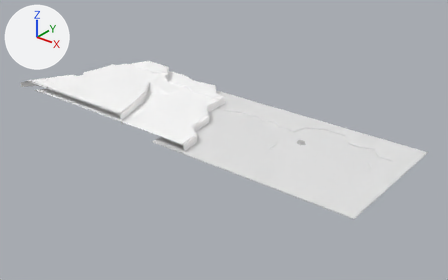
The FBX model Assets/BackGround/Mat_1stageRework/Ground/Sector01.fbx as it was, and as the next commit left it.
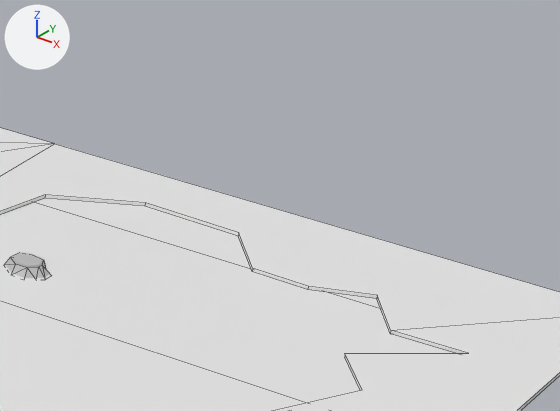
Each version appears first whole from a 50 mm lens placed at (216.0, -297.0, 165.0), pointed at (-12.0, -12.0, -11.0), and next in a close-up on the part from 66% to 92% of the width and 31% to 62% of the height. The axes (+X, +Y, +Z) are drawn at upper left. The lights are the same throughout. The close-ups show mesh edges as thin lines. Where no turn or scale is listed for an object, it has been applied to the vertices.
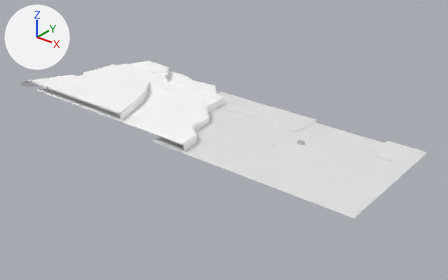
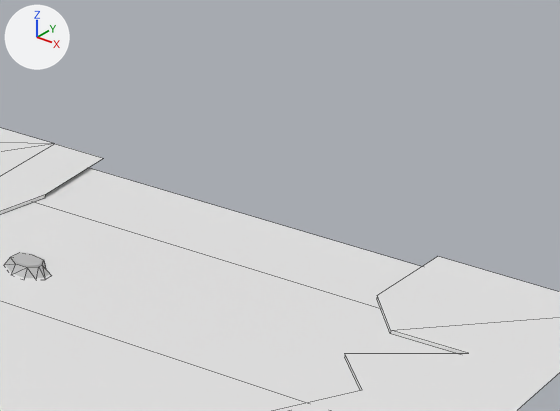
Where the change shows, as pixel boxes [x1, y1, x2, y2] in the close-ups (560 x 411 px):
part 1 of me_plane_010, cut back: before [42, 157, 560, 411]; after [42, 157, 560, 299]

Edits to the bpy script that builds the scene:
```text
Change me_plane_010:
    used by ob_plane_011; location = (0.0, -17.4, 0.5)
    remove me_plane_010.from_pydata(...)  # 88 vertices, 88 faces; spans x -52.0..106.0, y -43.0..47.0, z -1.0..0.0
    add me_plane_010.from_pydata(...)  # 75 vertices, 54 faces; spans x -52.0..106.0, y -43.0..47.0, z -1.0..0.0
    me_plane_010 part 1
    15 vertices are removed from x -52.0..106.0, y -43.0..47.0, z -1.0..0.0
    36 faces are deleted
    2 vertices are added at (81.0, 47.0, 0.0), (32.0, 47.0, 0.0)
    2 new faces join them
```
